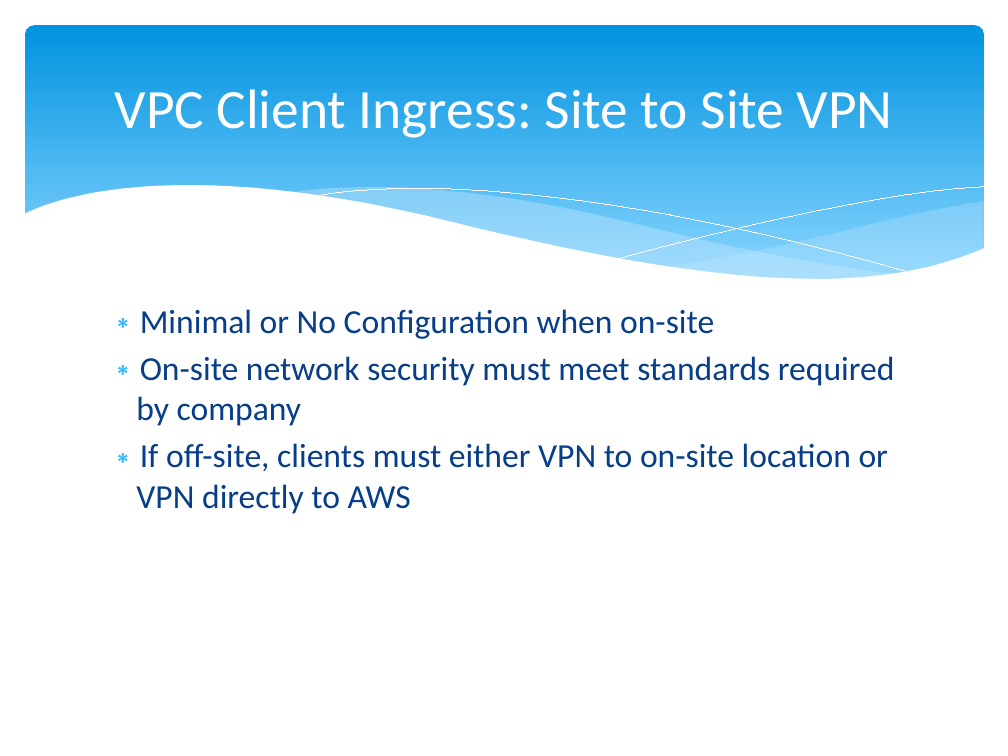
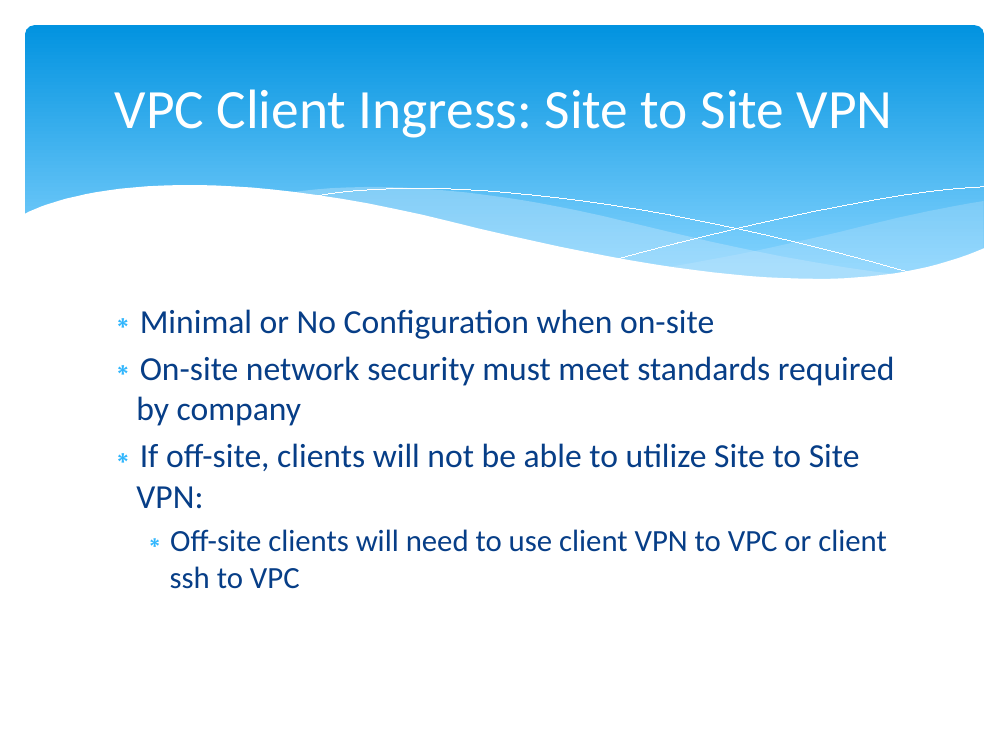
Before and after one commit to cloudavail/awstraining, a slide deck: slide 30 of aws-vpc/aws-vpc.pptx. Drawn at 1008x756 pixels with LibreOffice and Linux fonts; fonts in the diff are those of the drawing. Boxes give left, top, right and bottom in pixels: in the first picture for what was removed or moved away, otherwise in the second. Text is boxed around its words. In the diff, an @@ line names an element or a change of style, - is before the commit and + after.

```diff
--- a/aws-vpc/aws-vpc.pptx
+++ b/aws-vpc/aws-vpc.pptx
@@ text at bbox=[136, 443, 887, 589]: text changed; size 24 to 22 pt @@
-∗ If off-site, clients must either VPN to on-site location or VPN directly to AWS
+∗ If off-site, clients will not be able to utilize Site to Site VPN:
+  ∗ Off-site clients will need to use client VPN to VPC or client ssh to VPC
```
Also in this commit, not shown: 7 other slides changed.
